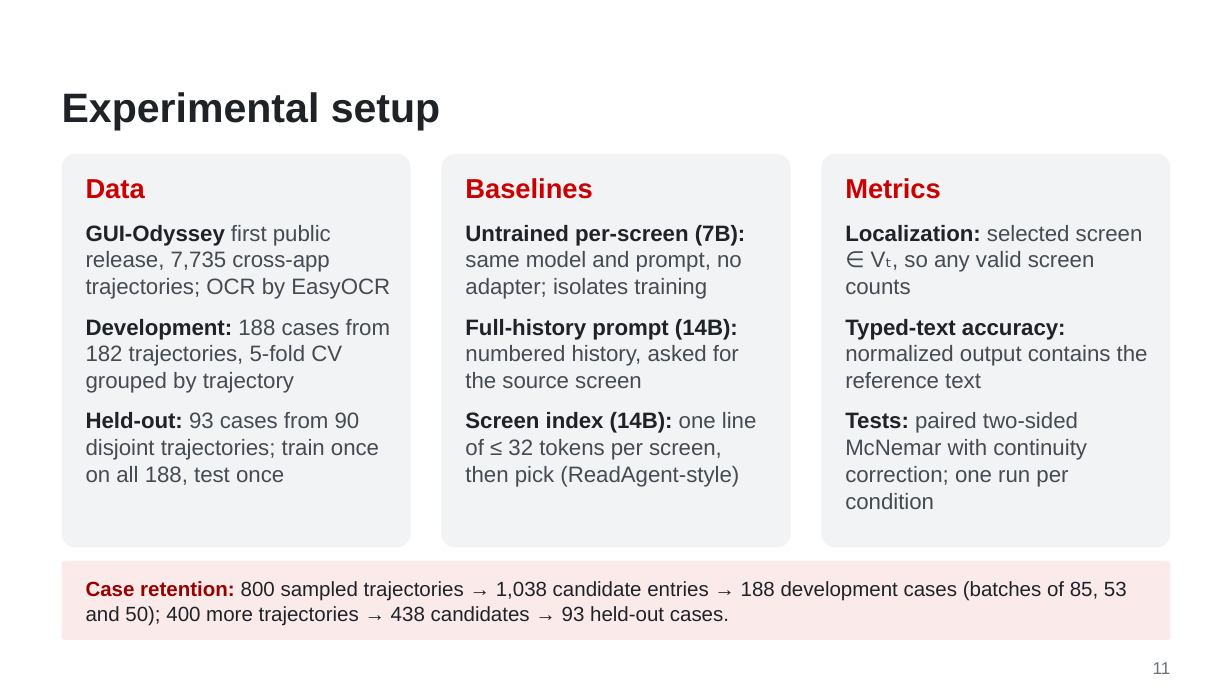
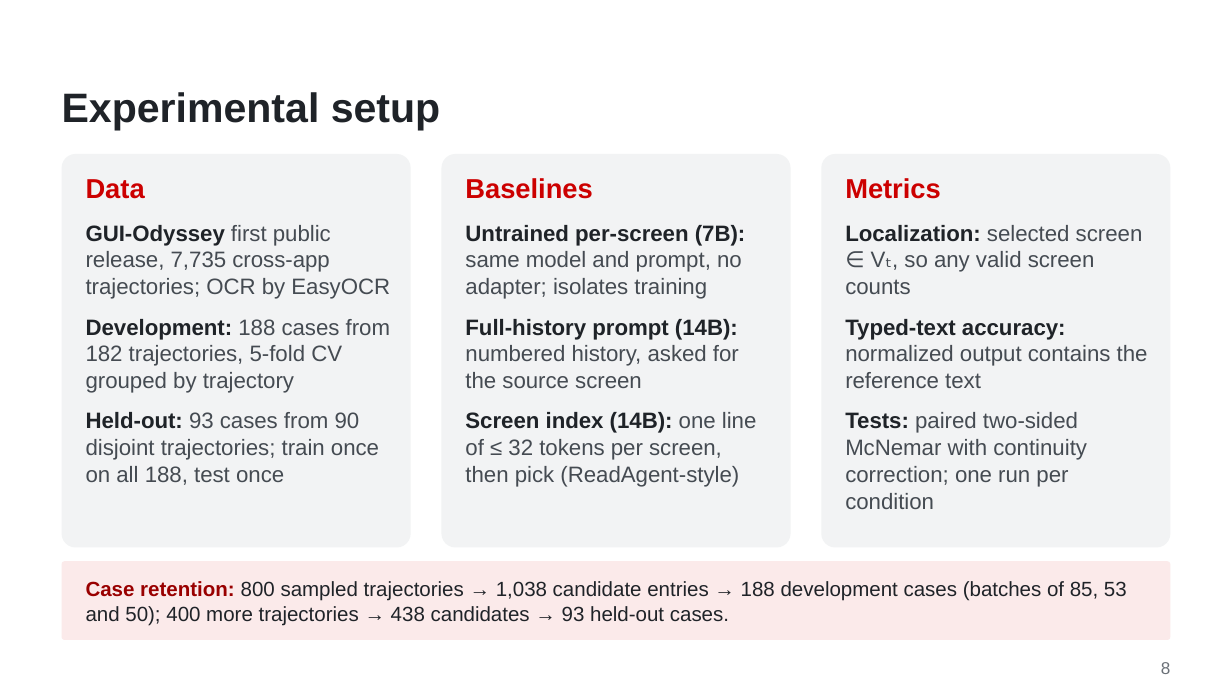
Before and after one commit to WMSlalalala/verifier-supervised-lookback, a slide deck: slide 8 of doc/Slides.pptx (slide 11 before the commit). Drawn at 1232x693 pixels with LibreOffice and Linux fonts; fonts in the diff are those of the drawing; background and template pictures are left out. Boxes give left, top, right and bottom in pixels: in the first picture for what was removed or moved away, otherwise in the second. Text is boxed around its words. In the diff, an @@ line names an element or a change of style, - is before the commit and + after.

```diff
--- a/doc/Slides.pptx
+++ b/doc/Slides.pptx
@@ text at [1161,662,1171,674]: text changed @@
-11
+8
```
Also in this commit, not shown: 7 other slides changed, 3 slides added, 8 slides removed, 6 other files.
